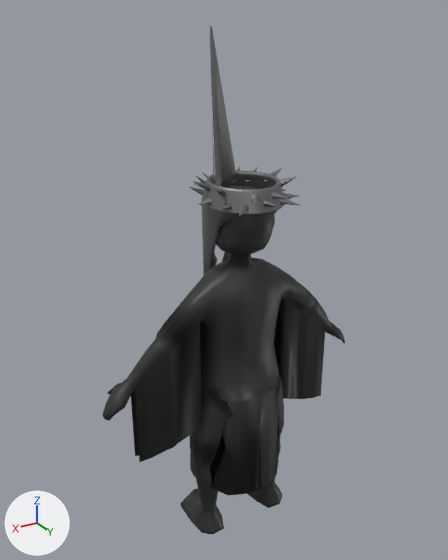
The Blender file OGJ24/Assets/Models/nazgul.blend, before and after one commit.
Before and after are seen from a camera (50 mm lens) standing at (2.56, 4.05, 2.19) and looking at (0.06, -0.11, 0.12). The lights are fixed; the arrows at lower left show +X, +Y and +Z.

In view in the first picture: 'Cylinder', 'Head_001', 'Head_001.001'.
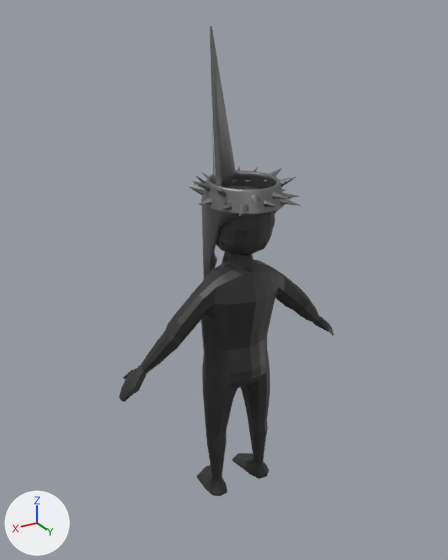
Changed parts and their boxes (x1, y1, x2, y2) in the pictures (448 x 560 px):
```json
{"object": "Head_001", "change": "deleted", "before": [103, 258, 345, 534], "on screen": "black"}
{"object": "Head_001.002", "change": "added", "after": [119, 260, 334, 496], "on screen": "black"}
```

The change, as JSON lines over the scene's bpy script:
```json
{"op": "add", "block": "me_mesh_002", "code": ["me_mesh_002 = bpy.data.meshes.new('Mesh.002')", "me_mesh_002.from_pydata(...)  # 651 vertices, 682 faces; spans x -31.9..31.9, y -7.3..8.4, z -71.2..-6.2", "me_mesh_002.materials.append(mat_black)  # black #2c2c2c"]}
{"op": "remove", "block": "ob_head_001", "code": ["ob_head_001 = bpy.data.objects.new('Head_001', me_mesh)", "ob_head_001.location = (0.0, 0.0, 0.832)", "ob_head_001.scale = (0.05, 0.05, 0.05)", "_m = ob_head_001.modifiers.new('Mirror', 'MIRROR')"]}
{"op": "add", "block": "ob_head_001_002", "code": ["ob_head_001_002 = bpy.data.objects.new('Head_001.002', me_mesh_002)", "ob_head_001_002.location = (0.0, 0.0, 0.531)", "ob_head_001_002.scale = (0.0346, 0.0346, 0.0346)"]}
```
